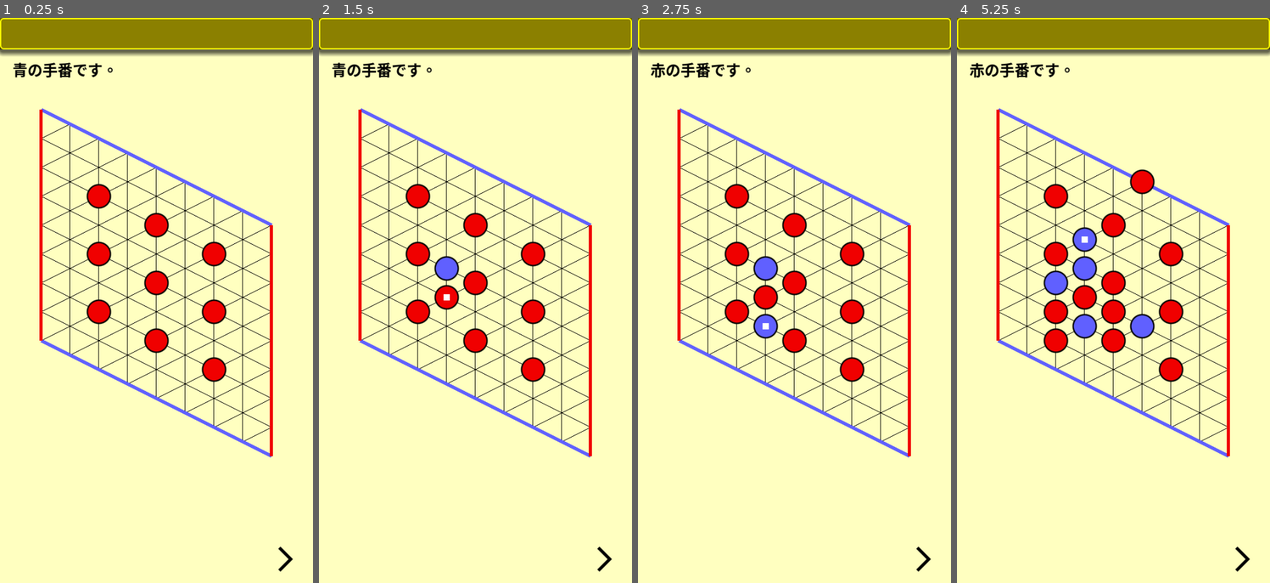
Above: before the commit, frames 1-4 (left to right).
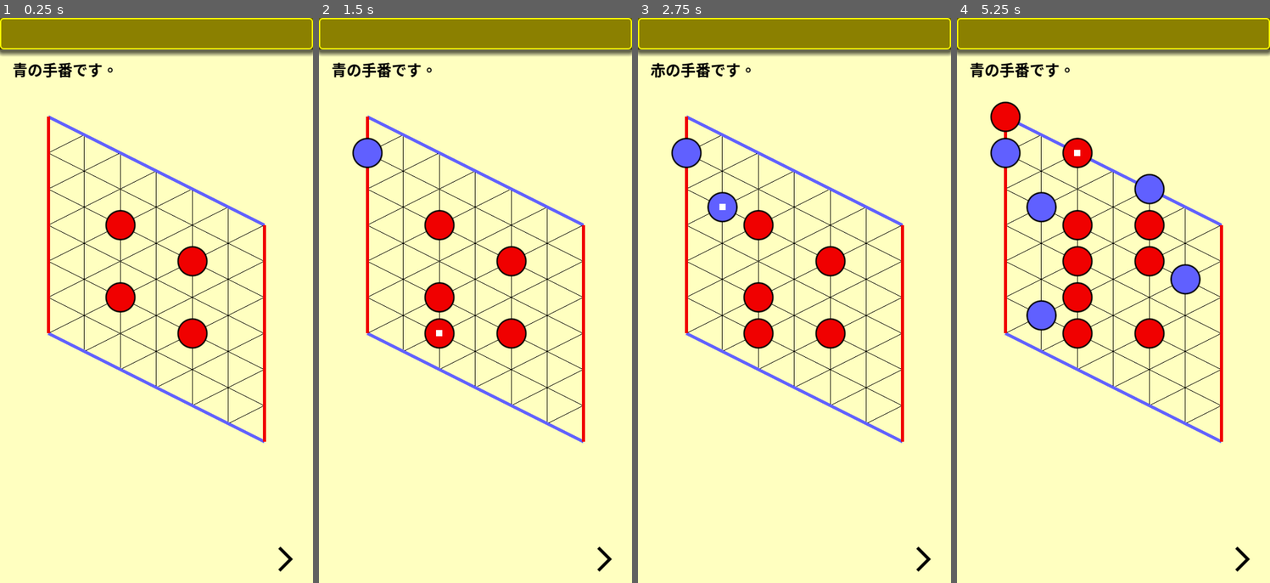
Above: after the commit, the same moments.

Repository: vivisuke/HexGame
Game: Godot game, scene res://main.tscn
Same seed, same stepped clock (60 frames per second), same inputs: the game is played once before the commit and once after it.
Inputs (mouse positions are in pixels of both pictures, inside the frame that each line leads up to):
- Up to frame 1 (0.25 s): no input
- Up to frame 2 (1.5 s): click (603, 560) at 0.5 s; click (603, 560) at 1.25 s
- Up to frame 3 (2.75 s): click (922, 560) at 2 s
- Up to frame 4 (5.25 s): tap Enter at 2.75, 4.25 s; move the mouse to (1182, 272) at 2.77 s; click (1182, 272) at 2.92 s; tap Space at 3.5, 5 s; move the mouse to (1050, 328) at 3.52 s; click (1050, 328) at 3.67 s; move the mouse to (1144, 176) at 4.27 s; click (1144, 176) at 4.42 s; move the mouse to (1097, 413) at 5.02 s; click (1097, 413) at 5.17 s

The runs differ from the first frame. In frame 1, 12% of the frame differs, in the area x 12-88%, y 16-78%; in frame 2, 13%; in frame 3, 13%; in frame 4, 16%, in the area x 4-88%, y 7-78%.

Commit message:
0036 ◎ C 01/25 01/26 0.001│ToDo│純粋モンテカルロ法による着手選択

Diff:
--- a/hexgame/scripts/Board.gd
+++ b/hexgame/scripts/Board.gd
@@ -4,7 +4,7 @@
 enum {
 	EMPTY = 0, BLACK, WHITE, BWALL, WWALL
 }
-const N_HORZ = 9
+const N_HORZ = 7
 const ARY_WIDTH = N_HORZ + 1
 const ARY_HEIGHT = N_HORZ + 2
 const ARY_SIZE = ARY_WIDTH * ARY_HEIGHT
@@ -79,7 +79,7 @@
 		if m_visited[xyToIndex(x, y)] == id:
 			return true
 	return false
-func put_col(x, y, col) -> bool:
+func put_col(x, y, col) -> bool:	# col: BLACK or WHITE
 	var ix = xyToIndex(x, y)
 	m_cells[ix] = col
 	check_connected()
@@ -97,7 +97,7 @@
 	for y in range(N_HORZ):
 		for x in range(N_HORZ):
 			if m_cells[xyToIndex(x, y)] == EMPTY: lst.push_back(Vector2(x, y))
-	print("lst.size = ", lst.size())
+	#print("lst.size = ", lst.size())
 	if lst.size() != 0:
 		return lst[randi() % lst.size()]
 	else:
@@ -252,6 +252,43 @@
 					m_eval[ix] += 10
 				elif is_black_or_white(ix+ARY_WIDTH) && m_cells[ix-ARY_WIDTH] == EMPTY:
 					m_eval[ix] += 10
+# ランダム着手によるプレイアウト
+# return
+func playout_random(next) -> int:		# return 勝者 BLACK or WHITE
+	var b2 = Board.new()
+	b2.copy_from(self)
+	while true:
+		var mv = b2.sel_move_random()
+		if b2.put_col(mv.x, mv.y, next):
+			return next
+		next = (BLACK + WHITE) - next
+	return 0
+func sel_move_PMC(next) -> Vector2:			# 純粋モンテカルロ法による着手選択
+	var wc = PackedByteArray()
+	wc.resize(ARY_SIZE)
+	wc.fill(0)
+	for i in range(10):
+		for y in range(N_HORZ):
+			for x in range(N_HORZ):
+				var ix = xyToIndex(x, y)
+				if m_cells[ix] == EMPTY:
+					if playout_random(next) == next:
+						wc[ix] += 1
+	print("wc[] = ")
+	for y in range(N_HORZ):
+		var txt = ""
+		for x in range(N_HORZ):
+			txt += "%3d"%wc[xyToIndex(x, y)]
+		print(txt)
+	var mxc = 0
+	var v2 = 0
+	for y in range(N_HORZ):
+		for x in range(N_HORZ):
+			var ix = xyToIndex(x, y)
+			if wc[ix] > mxc:
+				mxc = wc[ix]
+				v2 = Vector2(x, y)
+	return v2
 func _ready():
 	pass # Replace with function body.
 func _process(delta):
--- a/hexgame/scripts/main.gd
+++ b/hexgame/scripts/main.gd
@@ -75,7 +75,8 @@
 func _on_next_button_pressed():
 	if game_over: return
 	#var pos = bd.sel_move_random()
-	var pos = bd.sel_move_maxeval()
+	#var pos = bd.sel_move_maxeval()
+	var pos = bd.sel_move_PMC(next)
 	print("put pos = ", pos)
 	do_put(pos)
 	pass # Replace with function body.
Not shown, changed: HexGame.spr
Not shown, added: hexgame/mai6AC9.tmp
